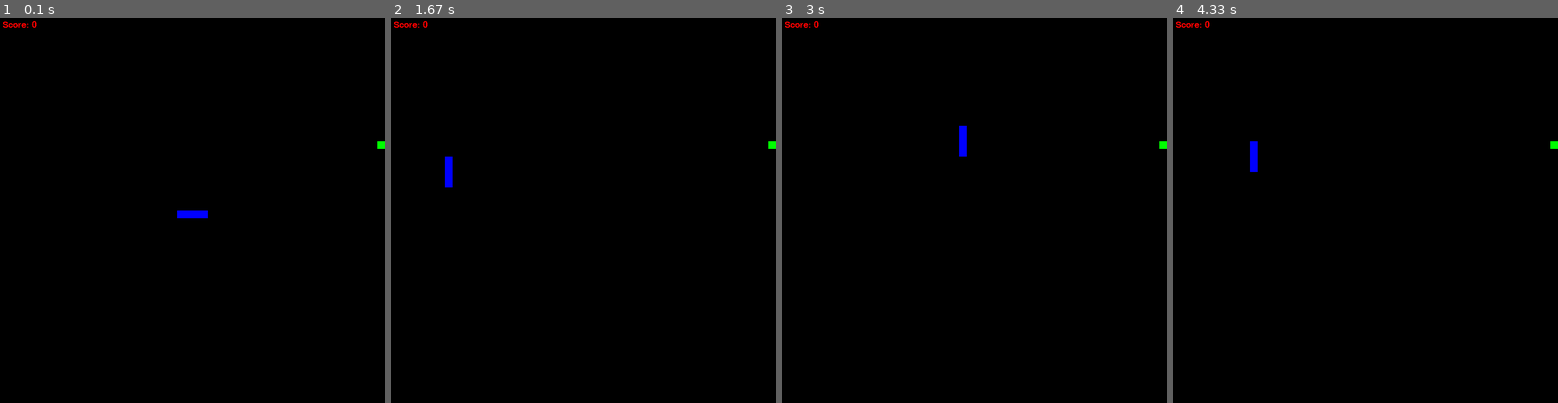
Above: before the commit, frames 1-4 (left to right).
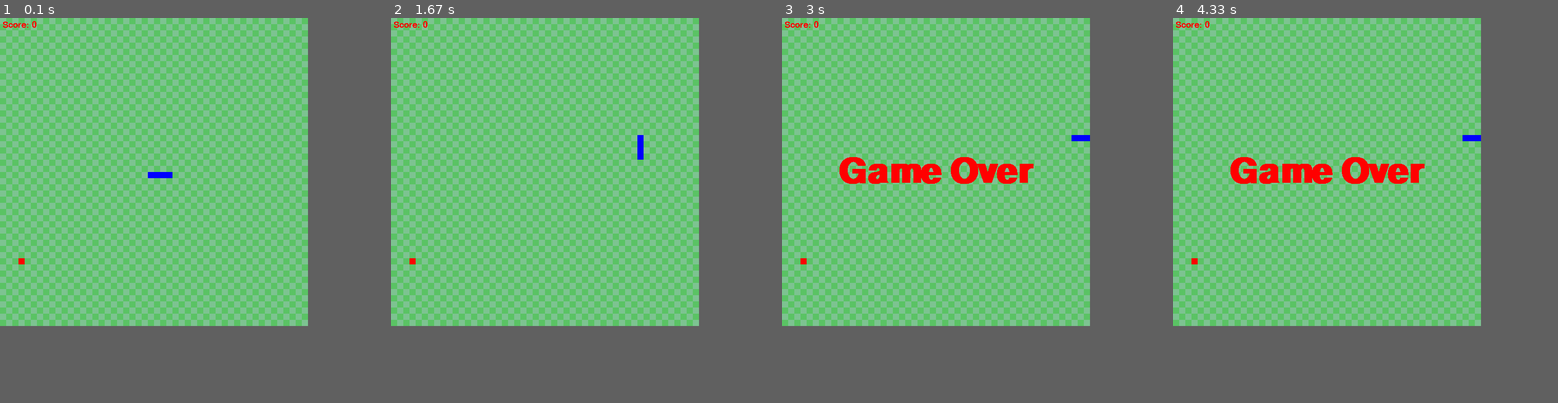
Above: after the commit, the same moments.

Repository: nsodickson/Pygame-Projects
Game: pygame game, started from Snake.py
Two runs of this game, one before a commit and one after it. Both use one fixed random seed, a clock stepped at 60 frames per second and the inputs below.
Inputs:
- Up to frame 1 (0.1 s): no input
- Up to frame 2 (1.67 s): tap Enter at 0.33 s; hold D 0.67-1.13 s; hold W 1.17-1.63 s
- Up to frame 3 (3 s): hold D 1.67-2.13 s; hold A 2.17-2.7 s; hold W from 2.73 s (still down)
- Up to frame 4 (4.33 s): release W at 3.03 s; hold A 3.07-3.47 s; hold S from 3.9 s (still down)
The window is 750x750 before the commit and 600x600 after it. Grey fills any space a smaller window leaves; there, only what the larger window draws over its background counts as a difference.

The runs differ from the first frame. In frame 1, 64% of the frame differs, in the area x 0-100%, y 0-80%; in frame 2, 64%; in frame 3, 64%; in frame 4, 64%.

Commit message:
Updated snake and spelling bee
Snake complete overhaul and fixed spelling bee scoring.

Diff:
--- a/Snake.py
+++ b/Snake.py
@@ -2,91 +2,111 @@
 from pygame.locals import *
 import random
 
+"""
+*Large Project
+Difficulty: 8/10
+Teaches:
+    - Most pygame concepts
+    - Variables
+    - Lists
+    - While loops
+    - For loops
+    - Conditionals
+"""
+
+# Creatng the window and the grid
 pygame.init()
-w, h = 750, 750
+
+# Adjust width and height as needed for computer display
+w, h = 600, 600
+grid_w, grid_h = 50, 50
+size_w, size_h = w // grid_w, h // grid_h
 screen = pygame.display.set_mode((w, h))
-fps = pygame.time.Clock()
+font = pygame.font.SysFont(None, 25)
 
-font = pygame.font.SysFont(None, 25)
+# Creating the snake
+head = [25, 25]
+snake = [[24, 25], [23, 25], [22, 25]]
+direction = "RIGHT"
 speed = 0
-size = w / 50
-head = [w / 2, h / 2]
-head_rect = pygame.Rect(head[0], head[1], size, size)
-snake = [[w / 2, h / 2], [w / 2 + size * 1, h / 2], [w / 2 + size * 2, h / 2], [w / 2 + size * 3, h / 2]]
-direction = [-size, 0]
 
-# Directions
-# [1, 0] --> Right
-# [-1, 0] --> Left
-# [0, 1] --> Down
-# [0, -1] --> Up
-
+# Creating the food and the score
+food = [random.randint(0, grid_w - 1), random.randint(0, grid_h - 1)]
 score = 0
-food = [random.randint(0, w) // size * size, random.randint(0, h) // size * size]
-food_rect = pygame.Rect(food[0], food[1], size, size)
 
 gameOn = True
+gameOver = False
 while gameOn:
     for event in pygame.event.get():
         if event.type == QUIT:
-            quit()
+            gameOn = False
         elif event.type == KEYDOWN:
-            if event.key == K_w and direction[1] == 0:  # If pressing w and direction isn't already up or down
-                direction = [0, -size]
+            if event.key == K_w and direction != "DOWN":
+                direction = "UP"
                 break
-            if event.key == K_a and direction[0] == 0:  # If pressing a and direction isn't already right or left
-                direction = [-size, 0]
+            if event.key == K_a and direction != "RIGHT":
+                direction = "LEFT"
                 break
-            if event.key == K_s and direction[1] == 0:  # If pressing s and direction isn't already up or down
-                direction = [0, size]
+            if event.key == K_s and direction != "UP":
+                direction = "DOWN"
                 break
-            if event.key == K_d and direction[0] == 0:  # If pressing d and direction isn't already right or left
-                direction = [size, 0]
+            if event.key == K_d and direction != "LEFT":
+                direction = "RIGHT"
                 break
-    screen.fill((0, 0, 0))
 
-    head[0] += direction[0]
-    head[1] += direction[1]
-    head_rect = pygame.Rect(head[0], head[1], size, size)
+    for i in range(grid_w):
+        for n in range(grid_h):
+            if (i + n) % 2 == 0:
+                pygame.draw.rect(screen, (125, 195, 145), (n * size_w, i * size_h, size_w, size_h))
+            else:
+                pygame.draw.rect(screen, (90, 195, 100), (n * size_w, i * size_h, size_w, size_h))
+
     snake.insert(0, [head[0], head[1]])
     snake.pop(-1)
 
-    # Drawing the snake
-    for idx, segment in enumerate(snake):
-        pygame.draw.rect(screen, (0, 0, 255), (segment[0], segment[1], size, size))
+    if direction == "UP":
+        head[1] -= 1
+    elif direction == "LEFT":
+        head[0] -= 1
+    elif direction == "DOWN":
+        head[1] += 1
+    elif direction == "RIGHT":
+        head[0] += 1
 
-    # Checking collisions with itself
-    for segment in snake[1:]:
-        if segment == head:
+    # Drawing the head before the rest of the body
+    pygame.draw.rect(screen, (0, 0, 255), (head[0] * size_w, head[1] * size_h, size_w, size_h))
+    for i in snake:
+        if head == i:
             gameOn = False
+            gameOver = True
+        pygame.draw.rect(screen, (0, 0, 255), (i[0] * size_w, i[1] * size_h, size_w, size_h))
 
-    # Checking collisions with the wall
-    if head[0] < 0 or head[0] > w - size or head[1] < 0 or head[1] > h - size:
+    if head[0] < 0 or head[0] > grid_w - 1 or head[1] < 0 or head[1] > grid_h - 1:
         gameOn = False
+        gameOver = True
 
-    # Checking collisions with the food
-    if head_rect.colliderect(food_rect):
+    if head == food:
         score += 1
         speed += 1
-        food = [random.randint(0, w) // size * size, random.randint(0, h) // size * size]
-        food_rect = pygame.Rect(food[0], food[1], size, size)
-        snake.append([snake[-1][0] - direction[0], snake[-1][1] - direction[1]])
+        food = [random.randint(0, grid_w - 1), random.randint(0, grid_h - 1)]
+        end = snake[-1]
+        snake.append([end[0], end[1]])
 
-    pygame.draw.rect(screen, (0, 255, 0), food_rect)
+    pygame.draw.rect(screen, (255, 0, 0), (food[0] * size_w, food[1] * size_h, size_w, size_h))
 
     score_surf = font.render(f"Score: {score}", False, (255, 0, 0))
     screen.blit(score_surf, (5, 5))
 
     pygame.display.flip()
 
-    fps.tick(15 + speed//5)
+    pygame.time.wait(max(50, 80 - 2 * score))
 
-gameOn = True
-while gameOn:
+
+while gameOver:
     for event in pygame.event.get():
         if event.type == QUIT:
-            gameOn = False
-    font = pygame.font.SysFont(None, 150, (255, 0, 0))
+            gameOver = False
+    font = pygame.font.SysFont(None, 100, (255, 0, 0))
     game_over = font.render("Game Over", False, (255, 0, 0))
     size = font.size("Game Over")
     screen.blit(game_over, (w / 2 - size[0] / 2, h / 2 - size[1] / 2))
--- a/SpellingBee.py
+++ b/SpellingBee.py
@@ -112,7 +112,10 @@
                         word_queue.append(letter_queue)
                         if isPanogram(letters, letter_queue):
                             message = "Pangram!"
-                            score += 3 * len(letter_queue)
+                            score += len(letter_queue) + 7
+                        elif len(letter_queue) == 4:
+                            message = "+"
+                            score += 1
                         else:
                             message = "+"
                             score += len(letter_queue)
Not shown, added: .DS_Store
